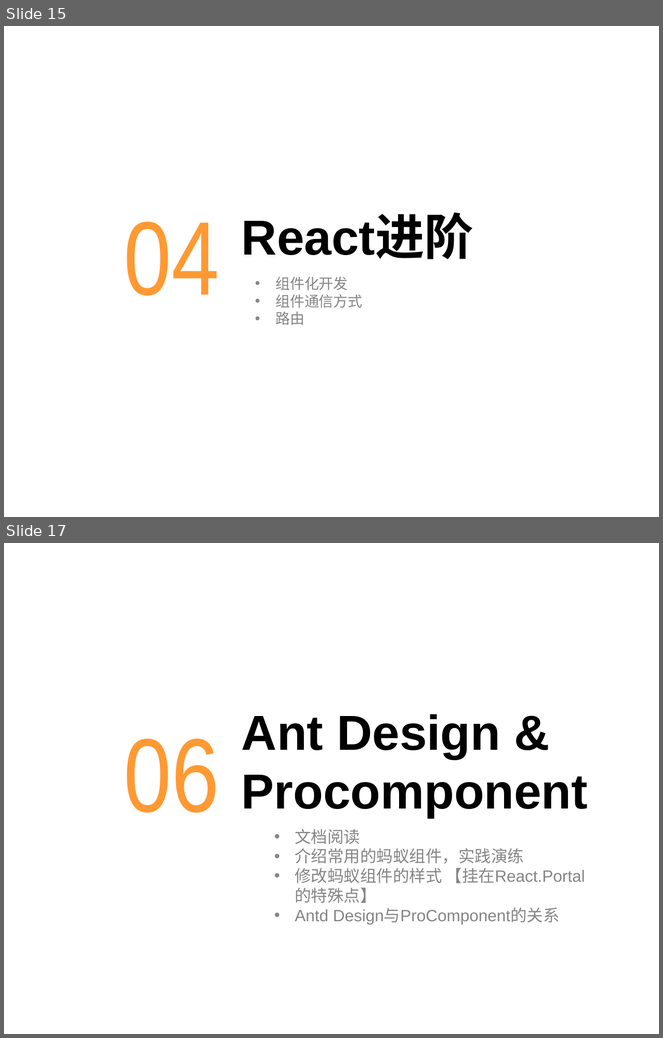
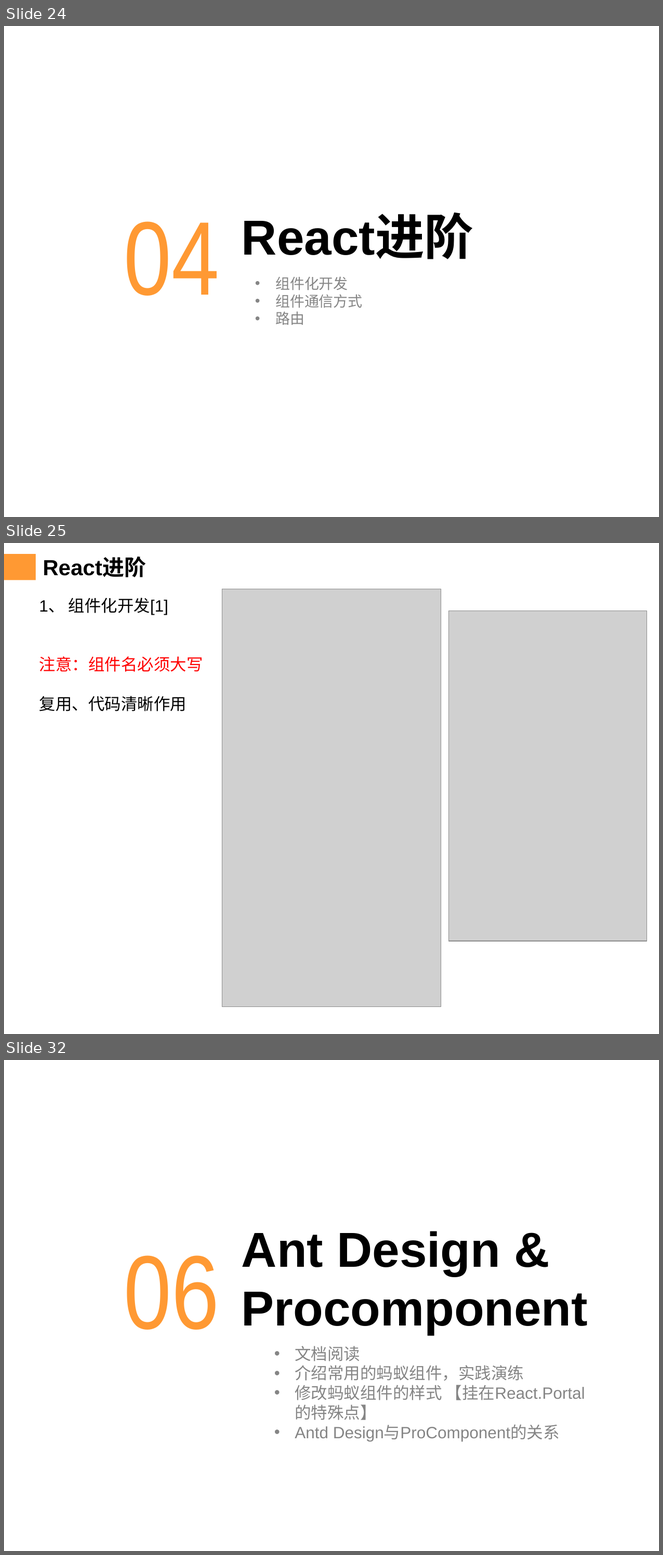
Before and after one commit to chenqiuli/JY_Peixun_1, a slide deck: PPT内容.pptx. Shown one above the other, each under a label of ours: slides 15 and 17 before the commit, slides 24, 25 and 32 after it; the slides between them are not shown. The pictures are 663x1038 and 663x1555 pixels, drawn with LibreOffice and Linux fonts; fonts in the diff are those of the drawing; grey boxes stand for pictures; background and template pictures are left out. Boxes give left, top, right and bottom in pixels: in the first picture for what was removed or moved away, otherwise in the second. Text is boxed around its words. In the diff, an @@ line names an element or a change of style, - is before the commit and + after.

Commit message:
react进阶

```diff
--- a/PPT内容.pptx
+++ b/PPT内容.pptx
@@ slide 25 added at [4,543,659,1034], background #FFFFFF; not listed: 1 template element that a slide beside it also shows @@
@@ rectangle added at [4,554,35,578], fill #FF9933 @@
@@ title added at [43,558,146,577], 24 pt, text #000000, bold @@
+React进阶
@@ picture added at [222,589,441,1007] @@
@@ text added at [39,598,203,711], 18 pt, text #000000 @@
+1、 组件化开发[1]
+注意：组件名必须大写
+复用、代码清晰作用
@@ picture added at [449,611,647,941] @@
@@ what was slide 15 is now slide 24 @@
@@ what was slide 17 is now slide 32 @@
```
Also in this commit, not shown: 3 slides changed, 15 other slides added, 1 slide removed, 20 other files.
